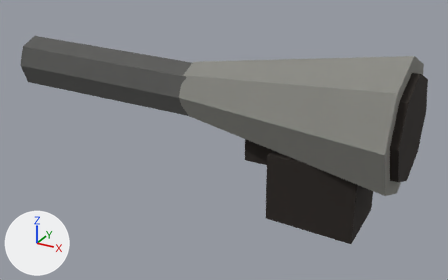
An edit to the glTF model game/public/models/wbar_flamer.glb, drawn before and after from the same camera.
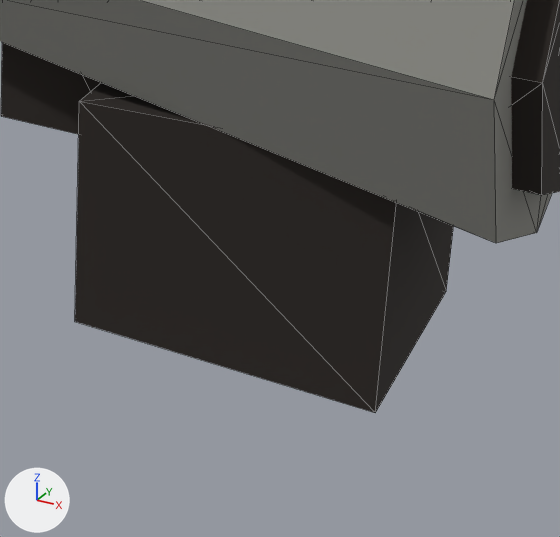
Each version is shown whole from a 50 mm lens placed at (0.744, -0.718, 0.29), pointed at (0.347, 0.004, -0.071), then close up on the part from 55% to 90% of the width and 45% to 100% of the height. The lights are fixed; the arrows at lower left show +X, +Y and +Z. The older version's two pictures come first. The close-ups show mesh edges as thin lines. Vertices at exactly the same position are counted once.

In view in the first close-up: 'wbar_flamer'.
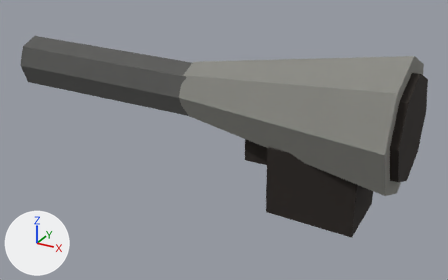
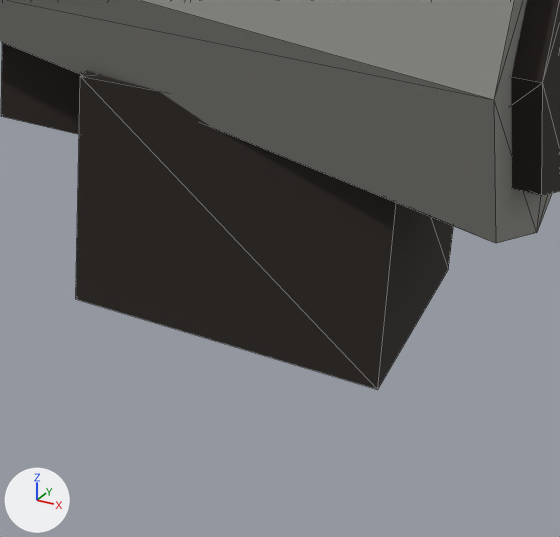
Where the change shows, as pixel boxes (x1, y1, x2, y2) in the close-ups (560 x 537 px; the box of a moved part takes in the faces that stretch with it):
```json
{"object": "wbar_flamer", "change": "reshaped", "before": [0, 0, 560, 413], "after": [0, 0, 560, 389]}
{"part": 1, "of": "me_cylinder", "change": "moved or reshaped", "before": [75, 83, 454, 413], "after": [76, 71, 453, 389]}
```

Scene script edits in JSON lines:
```json
{"block": "me_cylinder", "where": "# used by ob_wbar_flamer; location = (0.0, 0.0, 0.0)"}
{"op": "remove", "block": "me_cylinder", "code": "me_cylinder.from_pydata(...)  # 64 vertices, 108 faces; spans x -0.002..0.61, y -0.09..0.09, z -0.152..0.09"}
{"op": "add", "block": "me_cylinder", "code": "me_cylinder.from_pydata(...)  # 64 vertices, 108 faces; spans x -0.002..0.61, y -0.09..0.09, z -0.142..0.09"}
{"block": "me_cylinder", "change": "me_cylinder part 1: the loose piece of 8 vertices spanning x 0.44..0.562, y -0.052..0.052, z -0.152..-0.049 is moved by (0.0, 0.0, 0.01)"}
```
